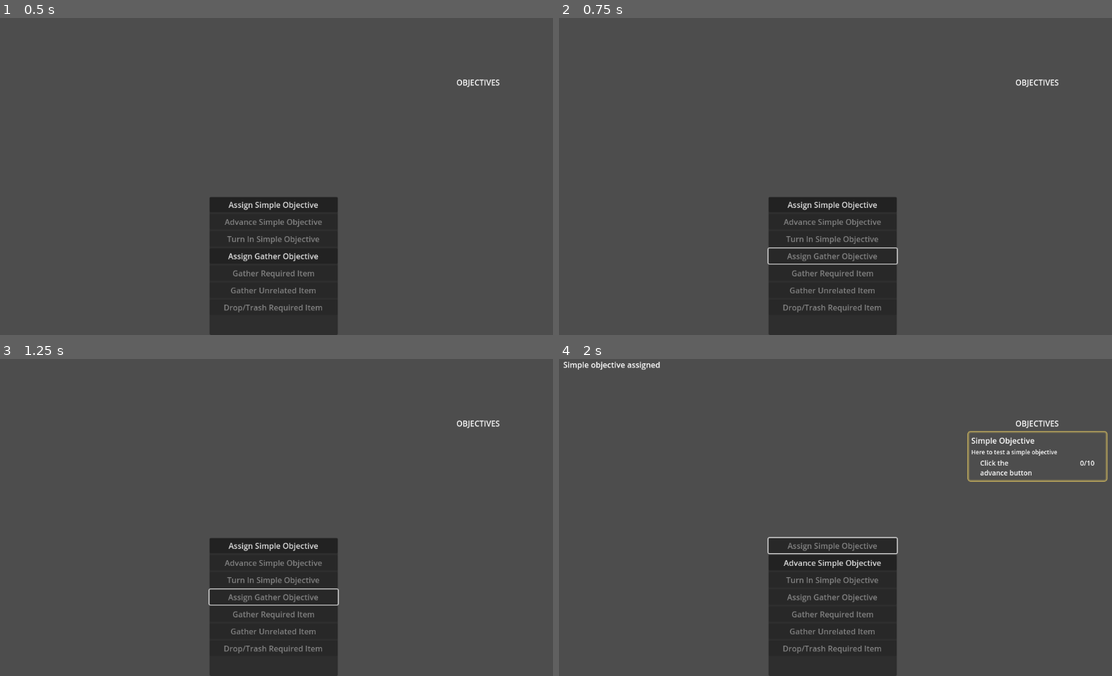
Above: before the commit, frames 1-4 (two rows, left to right).
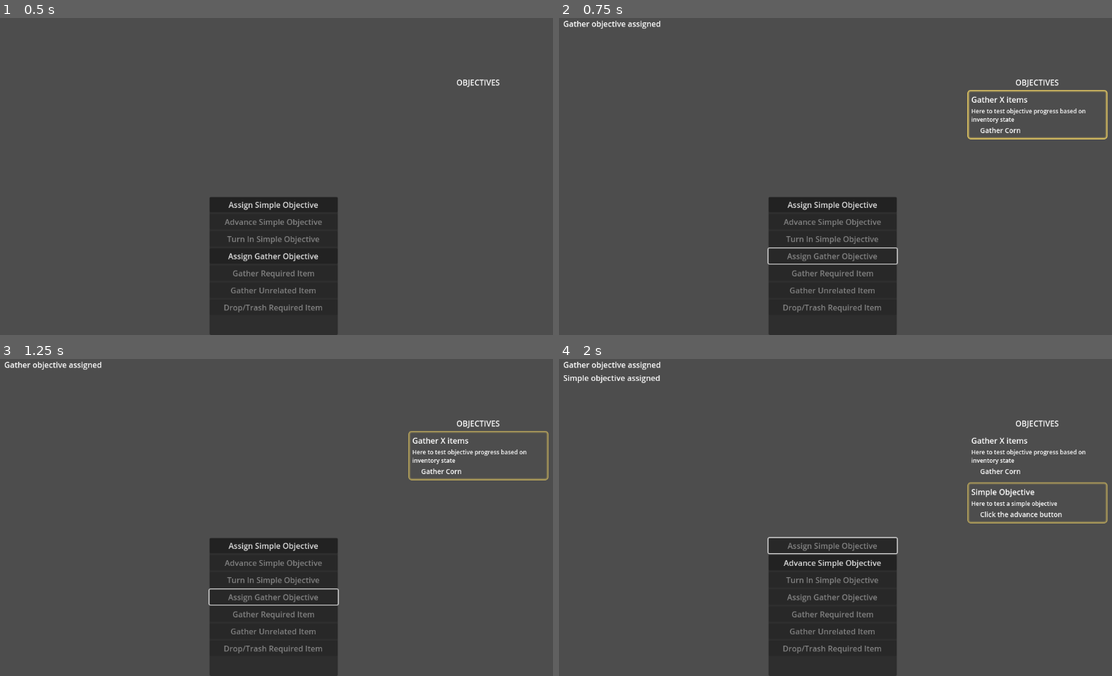
Above: after the commit, the same moments.

Repository: hamgoblin45/Fascism-Sim
Game: Godot game, scene res://Interface/objective_control.tscn
Same seed, same stepped clock (60 frames per second), same inputs: the game is played once before the commit and once after it.
Inputs:
- Up to frame 1 (0.5 s): no input
- Up to frame 2 (0.75 s): click "Assign Gather Objective" at 0.5 s
- Up to frame 3 (1.25 s): no input
- Up to frame 4 (2 s): click "Assign Simple Objective" at 1.25 s

Frame 1 is identical in both runs. In frame 2, 1.1% of the frame differs, in the area x 0-100%, y 0-39%; in frame 3, 1.1%; in frame 4, 2.2%, in the area x 0-100%, y 0-52%.

Commit message:
Assign gather objective connected

Diff:
--- a/objectives/Data/Objectives/ObjectiveData.gd
+++ b/objectives/Data/Objectives/ObjectiveData.gd
@@ -15,6 +15,7 @@
 var turned_in: bool = false
 var failed: bool = false
 
+@export var rewards: Array[InventoryItemData]
 @export var follow_up_objective: ObjectiveData
 
 
@@ -36,6 +37,7 @@
 	if next_step_index >= step_datas.size():
 		complete = true
 		EventBus.objective_completed.emit(self)
+		# When connecting to Inv, add reward items here
 		return
 
 	current_step = step_datas[next_step_index]
--- a/objectives/Data/Objectives/TEST_gather_objective.tres
+++ b/objectives/Data/Objectives/TEST_gather_objective.tres
@@ -1,8 +1,20 @@
-[gd_resource type="Resource" script_class="ObjectiveData" load_steps=3 format=3 uid="uid://6fxmo62vnuo4"]
+[gd_resource type="Resource" script_class="ObjectiveData" load_steps=6 format=3 uid="uid://6fxmo62vnuo4"]
 
+[ext_resource type="Script" uid="uid://bu00q3p03457u" path="res://Data/InventoryItemData.gd" id="1_7djrx"]
 [ext_resource type="Script" uid="uid://dl860ocyo52gv" path="res://Data/Objectives/ObjectiveData.gd" id="1_ea3lf"]
 [ext_resource type="Script" uid="uid://ca4a8eabrgwaa" path="res://Data/Objectives/ObjectiveStepData.gd" id="2_5rkej"]
+[ext_resource type="Script" uid="uid://bhslcuxf56u7" path="res://Data/Objectives/ObjectiveStepGatherData.gd" id="4_rfsht"]
+
+[sub_resource type="Resource" id="Resource_a32f1"]
+script = ExtResource("4_rfsht")
+required_items = Array[String](["Corn"])
+text = "Gather Corn"
+metadata/_custom_type_script = "uid://bhslcuxf56u7"
 
 [resource]
 script = ExtResource("1_ea3lf")
+name = "Gather X items"
+id = "gather_objective"
+description = "Here to test objective progress based on inventory state"
+step_datas = Array[ExtResource("2_5rkej")]([SubResource("Resource_a32f1")])
 metadata/_custom_type_script = "uid://dl860ocyo52gv"
--- a/objectives/Interface/objective_step_ui.gd
+++ b/objectives/Interface/objective_step_ui.gd
@@ -12,4 +12,5 @@
 	step_label.text = step.text
 
 	if step is ObjectiveStepGatherData:
+		step_progress_label.show()
 		step_progress_label.text = ""
--- a/objectives/Interface/objective_step_ui.tscn
+++ b/objectives/Interface/objective_step_ui.tscn
@@ -31,6 +31,7 @@
 
 [node name="StepProgressLabel" type="RichTextLabel" parent="MarginContainer/HBoxContainer"]
 unique_name_in_owner = true
+visible = false
 layout_mode = 2
 size_flags_horizontal = 3
 theme_override_font_sizes/normal_font_size = 14
--- a/objectives/test_control.gd
+++ b/objectives/test_control.gd
@@ -54,6 +54,12 @@
 
 func _on_assign_gather_objective_pressed() -> void:
 	assign_gather_objective.disabled = true
+	var obj = TEST_GATHER_OBJECTIVE
+	EventBus.assign_objective.emit(obj)
+
+	print("Assigned gather objective. Data: %s
+	Name: %s - Description: %s" % [obj, obj.name, obj.description])
+	_print_output("Gather objective assigned")
 
 
 func _on_gather_required_item_pressed() -> void:
